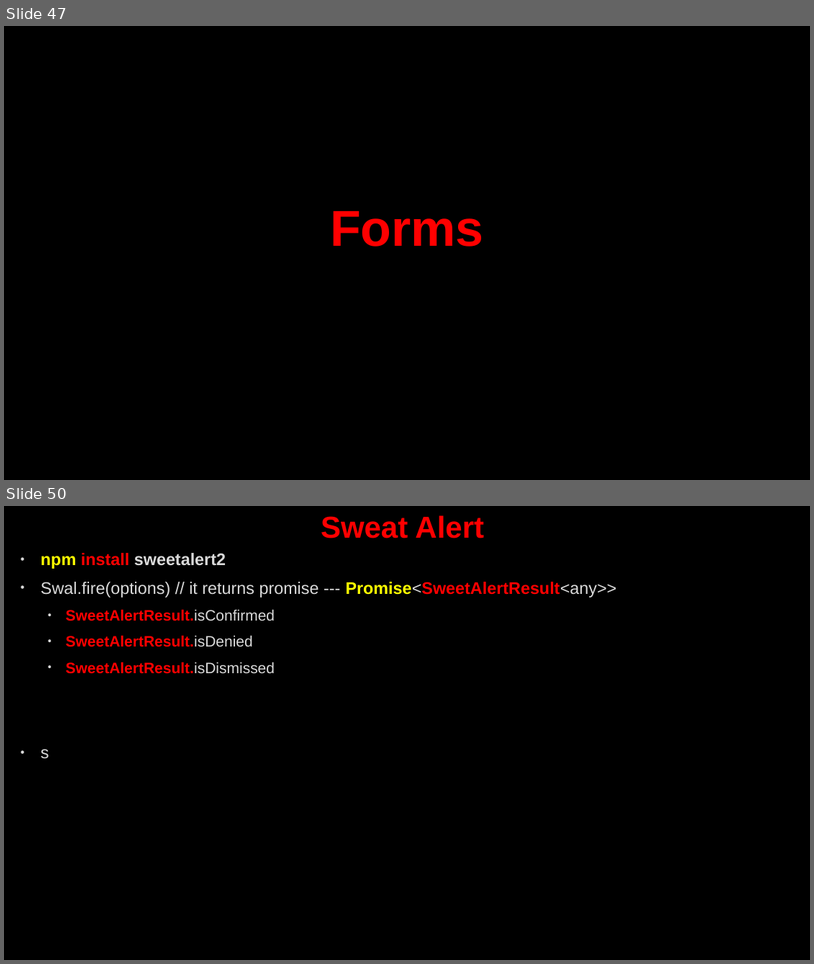
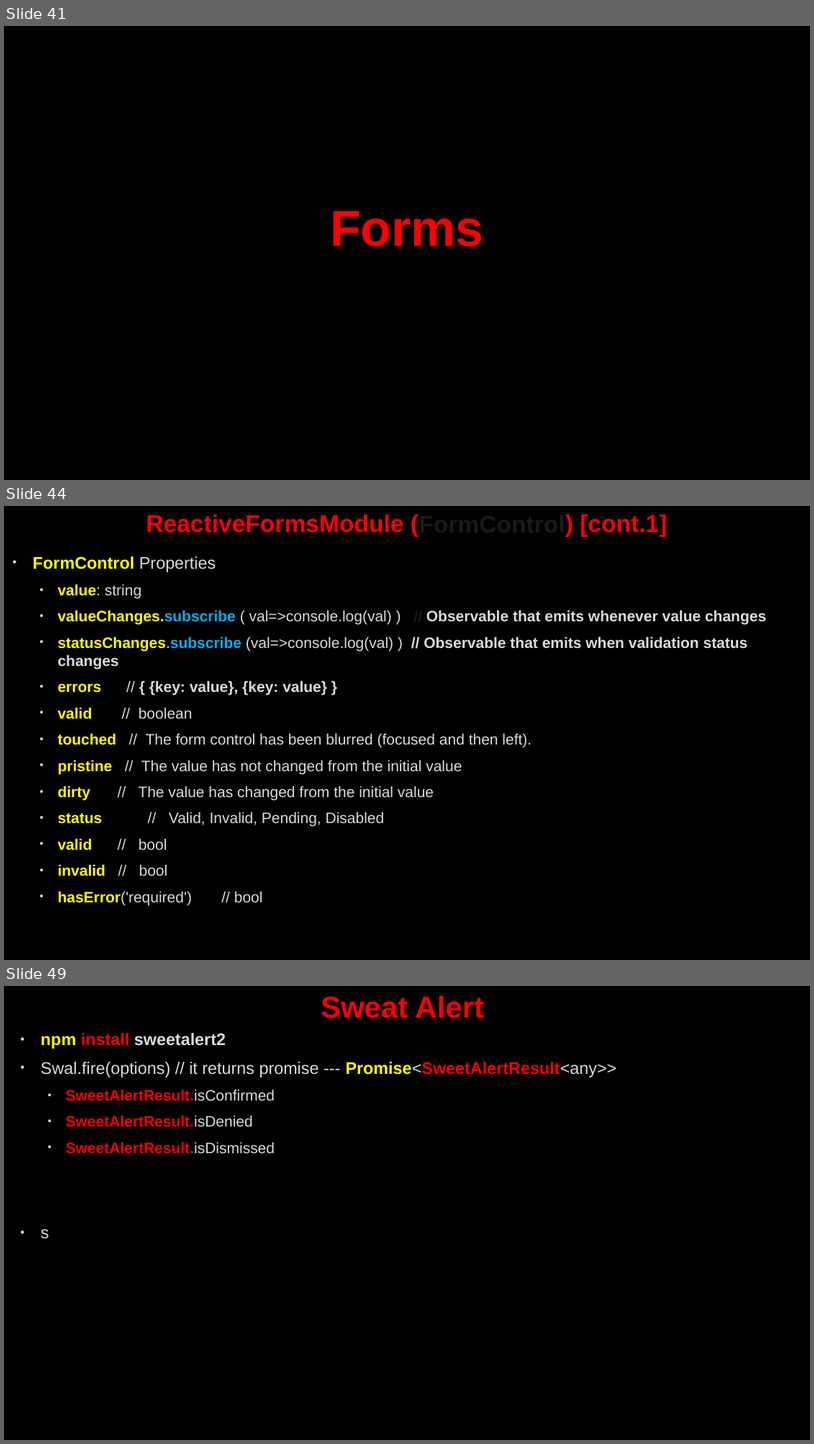
Before and after one commit to AhmedMohamedSamir1/Summary, a slide deck: Angular & type script/Angular.pptx. Shown one above the other, each under a label of ours: slides 47 and 50 before the commit, slides 41, 44 and 49 after it; the slides between them are not shown. The pictures are 814x964 and 814x1444 pixels, drawn with LibreOffice and Linux fonts; fonts in the diff are those of the drawing; background and template pictures are left out. Boxes give left, top, right and bottom in pixels: in the first picture for what was removed or moved away, otherwise in the second. Text is boxed around its words. In the diff, an @@ line names an element or a change of style, - is before the commit and + after.

```diff
--- a/Angular & type script/Angular.pptx
+++ b/Angular & type script/Angular.pptx
@@ slide 44 added at (4, 506, 810, 960), background picture (left out) @@
@@ title added at (146, 514, 667, 537), 28.8 pt, text #FF0000, bold @@
+ReactiveFormsModule (FormControl) [cont.1]
@@ text added at (33, 556, 766, 905), 18 pt, text #DADADA @@
+• FormControl Properties
+  • value: string
+  • valueChanges.subscribe ( val=>console.log(val) ) // Observable that emits whenever value changes
+  • statusChanges.subscribe (val=>console.log(val) ) // Observable that emits when validation status changes
+  • errors // { {key: value}, {key: value} }
+  • valid // boolean
+  • touched // The form control has been blurred (focused and then left).
+  • pristine // The value has not changed from the initial value
+  • dirty // The value has changed from the initial value
+  • status // Valid, Invalid, Pending, Disabled
+  • valid // bool
+  • invalid // bool
+  • hasError('required') // bool
@@ what was slide 47 is now slide 41 @@
@@ what was slide 50 is now slide 49 @@
```
Also in this commit, not shown: 9 slides changed, 20 other slides added, 8 slides removed, 11 other files.
